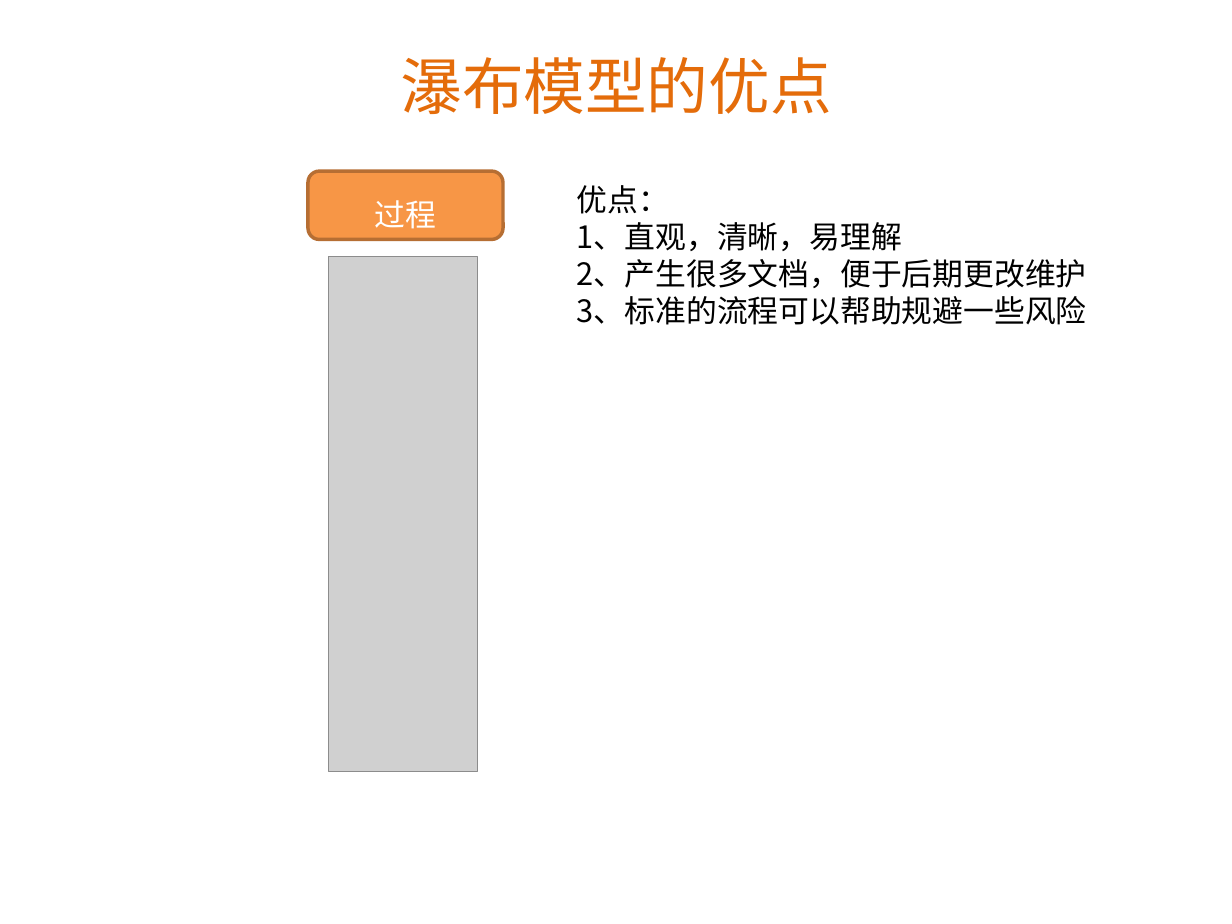
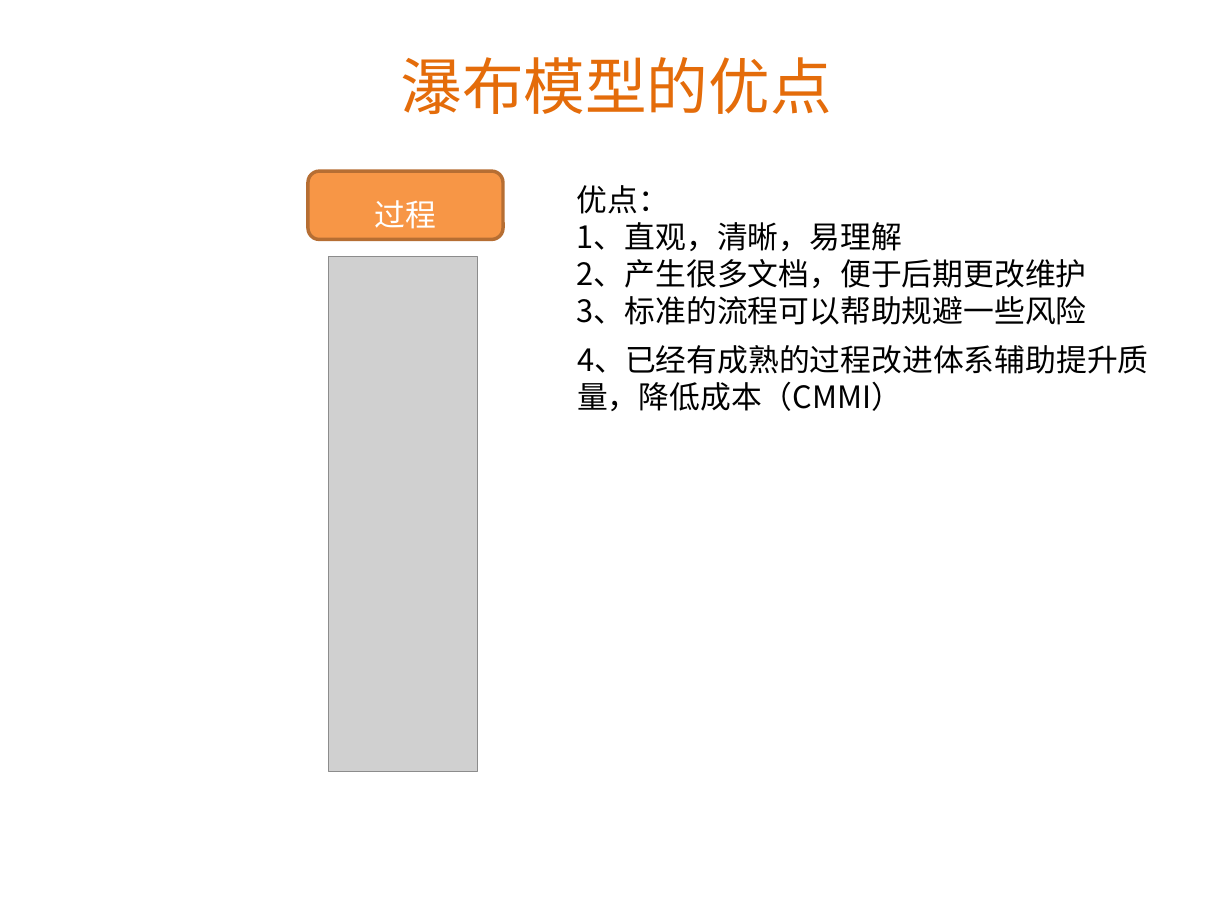
Before and after one commit to Benguan/document, a slide deck: slide 3 of 上大培训：scrum和vs2012 部分.pptx. Drawn at 1232x924 pixels with LibreOffice and Linux fonts; fonts in the diff are those of the drawing; grey boxes stand for pictures; background and template pictures are left out. Boxes give left, top, right and bottom in pixels: in the first picture for what was removed or moved away, otherwise in the second. Text is boxed around its words. In the diff, an @@ line names an element or a change of style, - is before the commit and + after.

```diff
--- a/上大培训：scrum和vs2012 部分.pptx
+++ b/上大培训：scrum和vs2012 部分.pptx
@@ text added at box(577, 345, 1148, 411), 18 pt, text #000000 @@
+4、已经有成熟的过程改进体系辅助提升质量，降低成本（CMMI）
```
Also in this commit, not shown: 2 other slides changed.
